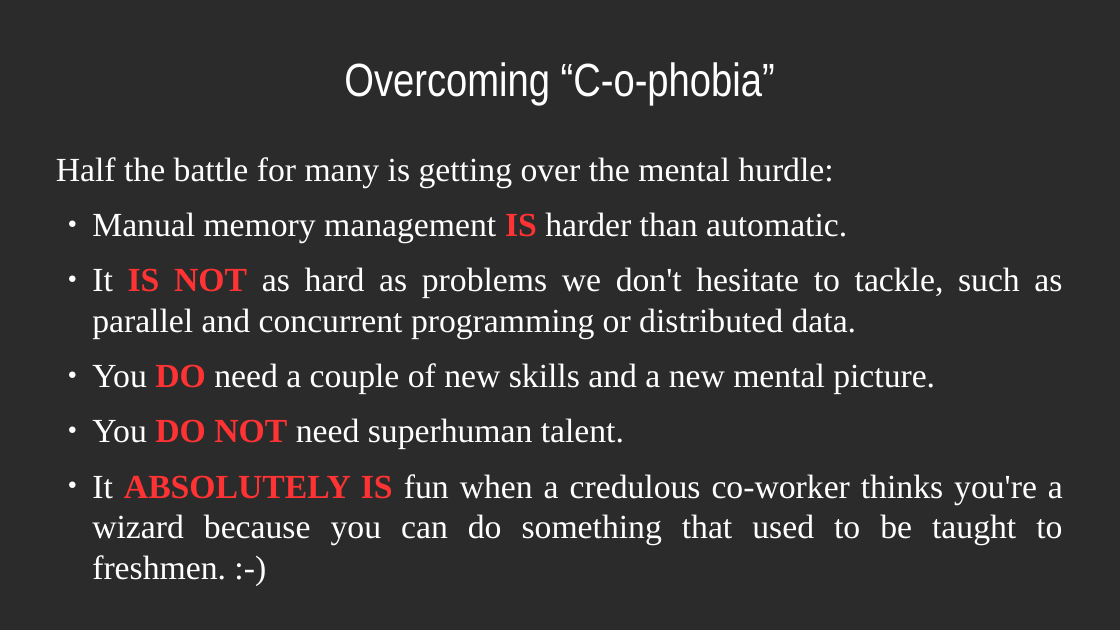
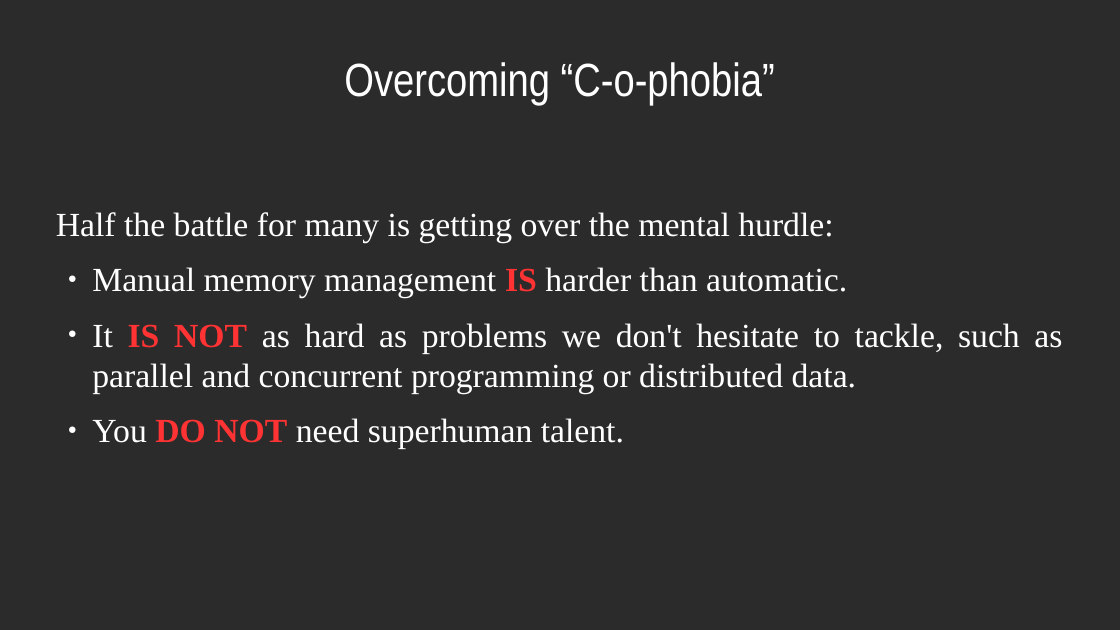
Before and after one commit to dllaurence/youngmanandc, a slide deck: slide 32 of 2020-youngmanandthec-scale.odp (slide 37 before the commit). Drawn at 1120x630 pixels with LibreOffice and Linux fonts; fonts in the diff are those of the drawing; background and template pictures are left out; a plain dark background stands for a picture behind light text. Boxes give left, top, right and bottom in pixels: in the first picture for what was removed or moved away, otherwise in the second. Text is boxed around its words. In the diff, an @@ line names an element or a change of style, - is before the commit and + after.

```diff
--- a/2020-youngmanandthec-scale.odp
+++ b/2020-youngmanandthec-scale.odp
@@ text at bbox=[92, 363, 935, 394]: paragraph removed @@
-● You DO need a couple of new skills and a new mental picture.
@@ text at bbox=[92, 474, 1063, 580]: paragraph removed @@
-● It ABSOLUTELY IS fun when a credulous co-worker thinks you're a wizard because you can do something that used to be taught to freshmen. :-)
```
Also in this commit, not shown: 17 other slides changed, 7 slides removed.
